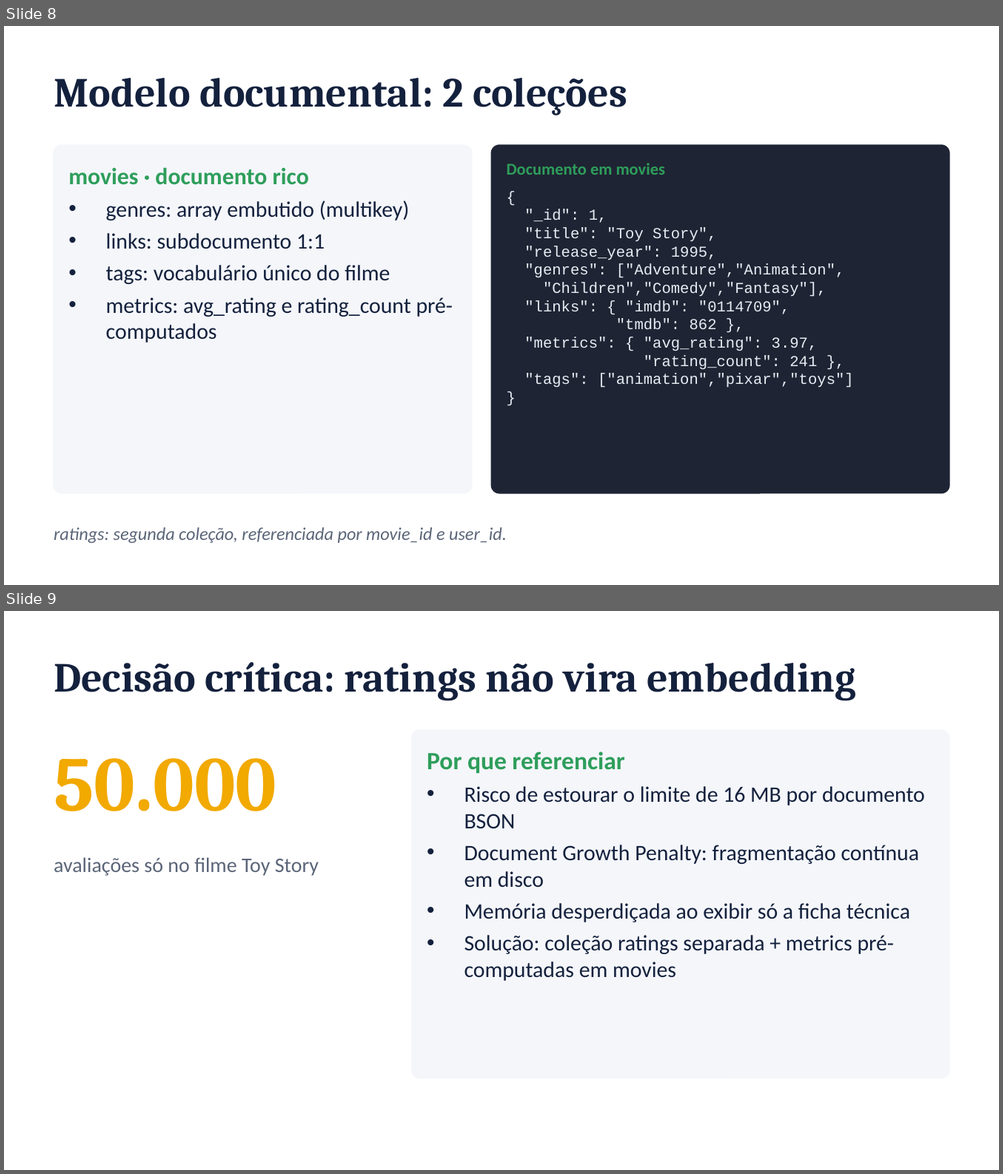
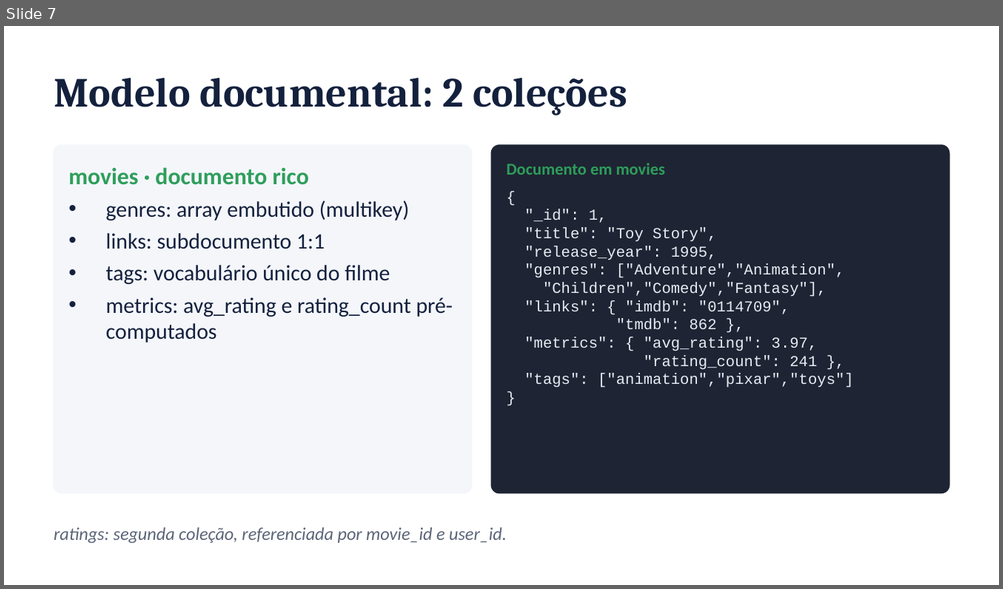
Before and after one commit to FineiasAntonio/BancoDeDados, a slide deck: docs/apresentacao.pptx. Shown one above the other, each under a label of ours: slides 8 and 9 before the commit, slide 7 after it. The pictures are 1003x1174 and 1003x589 pixels, drawn with LibreOffice and Linux fonts; fonts in the diff are those of the drawing. Boxes give left, top, right and bottom in pixels: in the first picture for what was removed or moved away, otherwise in the second. Text is boxed around its words. In the diff, an @@ line names an element or a change of style, - is before the commit and + after.

```diff
--- a/docs/apresentacao.pptx
+++ b/docs/apresentacao.pptx
@@ slide 9 removed at (4, 611, 999, 1170), background #FFFFFF @@
@@ text removed at (54, 662, 855, 701) @@
-Decisão crítica: ratings não vira embedding
@@ rounded rectangle removed at (412, 730, 949, 1079) @@
@@ text removed at (54, 758, 276, 812) @@
-50.000
@@ text removed at (427, 752, 624, 774) @@
-Por que referenciar
@@ text removed at (464, 786, 925, 981) @@
-• Risco de estourar o limite de 16 MB por documento BSON
-• Document Growth Penalty: fragmentação contínua em disco
-• Memória desperdiçada ao exibir só a ficha técnica
-• Solução: coleção ratings separada + metrics pré-computadas em movies
@@ text removed at (54, 857, 318, 876) @@
-avaliações só no filme Toy Story
@@ what was slide 8 is now slide 7 @@
```
Also in this commit, not shown: 6 slides changed, 1 slide added, 9 other slides removed, 1 other file.
